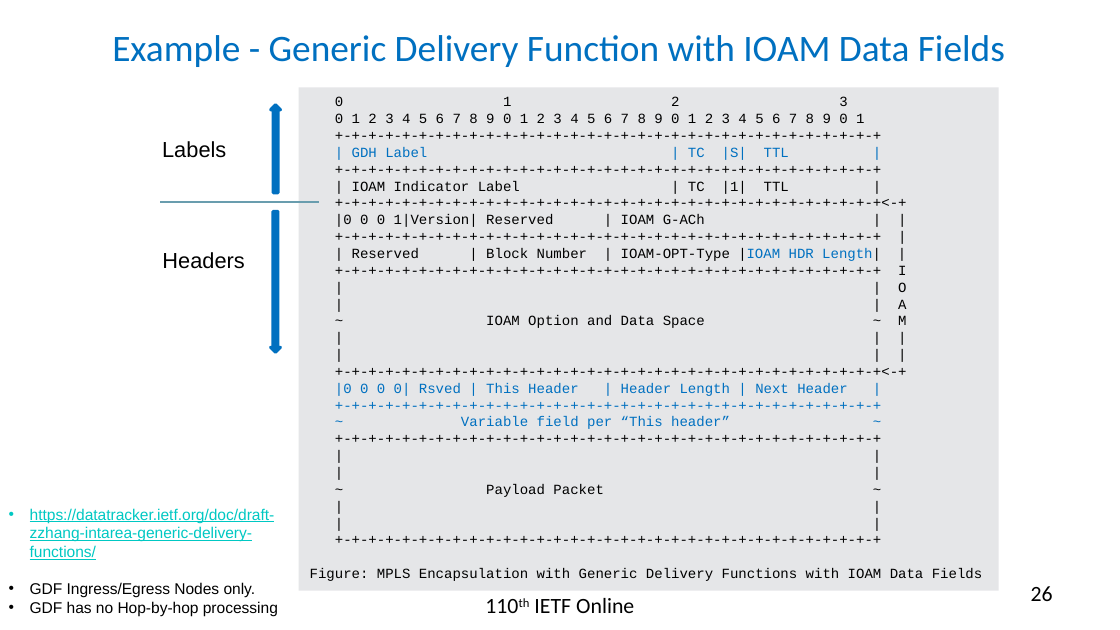
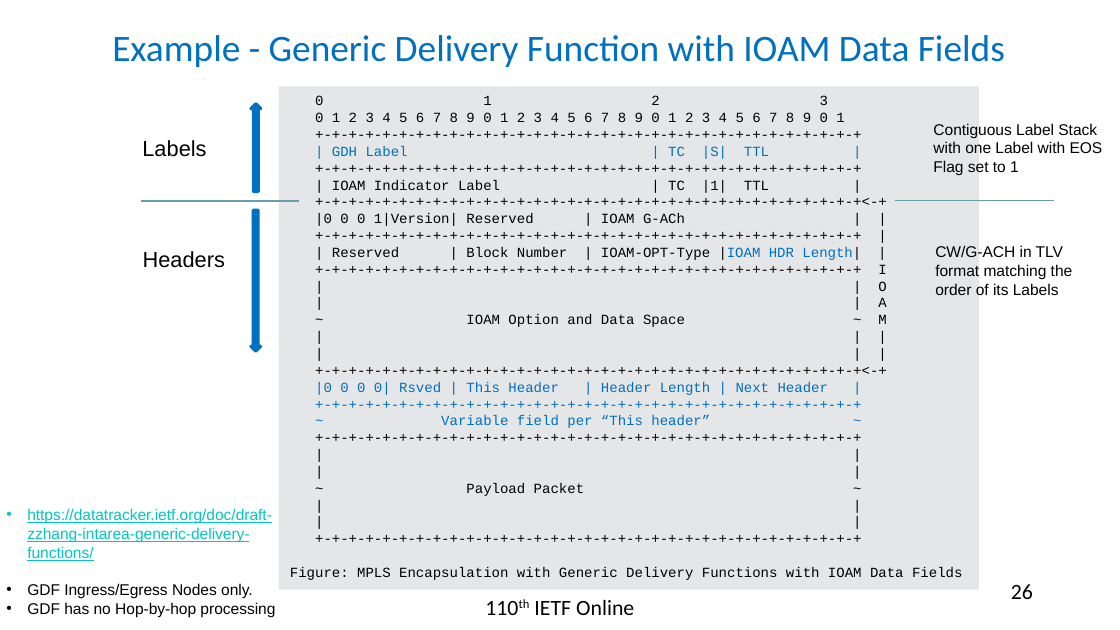
Before and after one commit to rakgandhi/ietf-slides, a slide deck: slide 26 of draft-gandhi-mpls-ioam-sr-06.pptx. Drawn at 1120x630 pixels with LibreOffice and Linux fonts; fonts in the diff are those of the drawing. Boxes give left, top, right and bottom in pixels: in the first picture for what was removed or moved away, otherwise in the second. Text is boxed around its words. In the diff, an @@ line names an element or a change of style, - is before the commit and + after.

```diff
--- a/draft-gandhi-mpls-ioam-sr-06.pptx
+++ b/draft-gandhi-mpls-ioam-sr-06.pptx
@@ text added at [933, 123, 1103, 175], 10 pt, text #000000 @@
+Contiguous Label Stack with one Label with EOS Flag set to 1
@@ 2 texts, 2 down arrows, 1 rectangle, 1 page number, 1 line: place and size @@
-2 texts, 2 down arrows, 1 rectangle, 1 page number, 1 line at [160, 87, 1053, 601]
+2 texts, 2 down arrows, 1 rectangle, 1 page number, 1 line at [141, 86, 1033, 599]
@@ line added from (895, 200) to (1054, 200), #6A9DAE 0.75 pt @@
@@ text added at [935, 245, 1073, 295], 10 pt, text #000000 @@
+CW/G-ACH in TLV format matching the order of its Labels
```
Also in this commit, not shown: 5 other slides changed, 1 other file.
